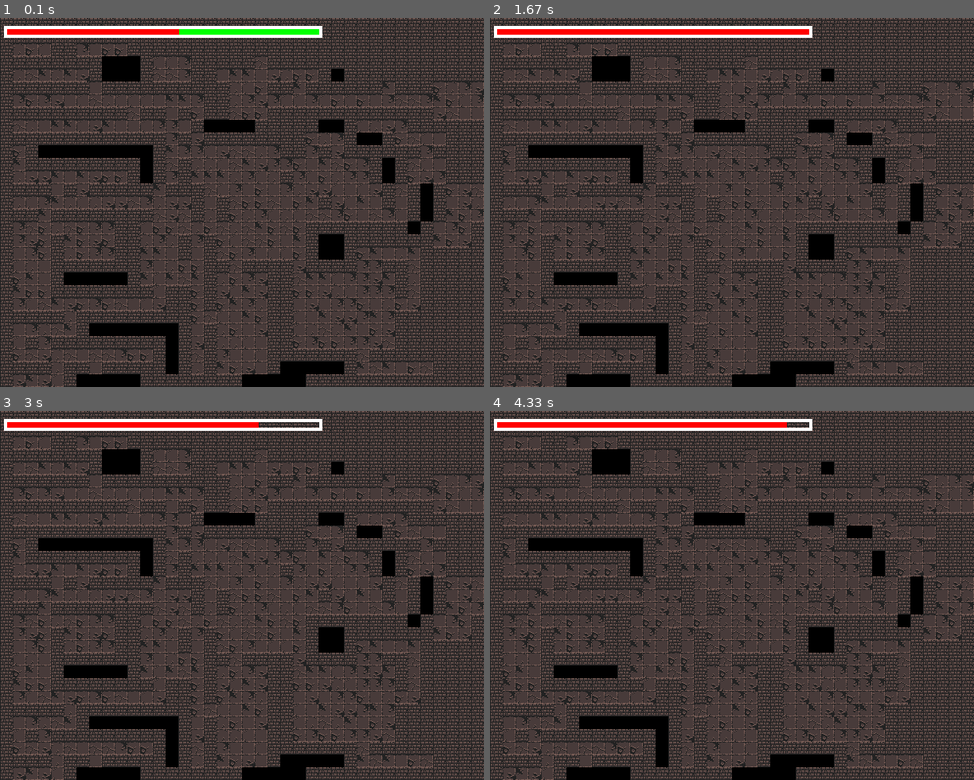
Above: before the commit, frames 1-4 (two rows, left to right).
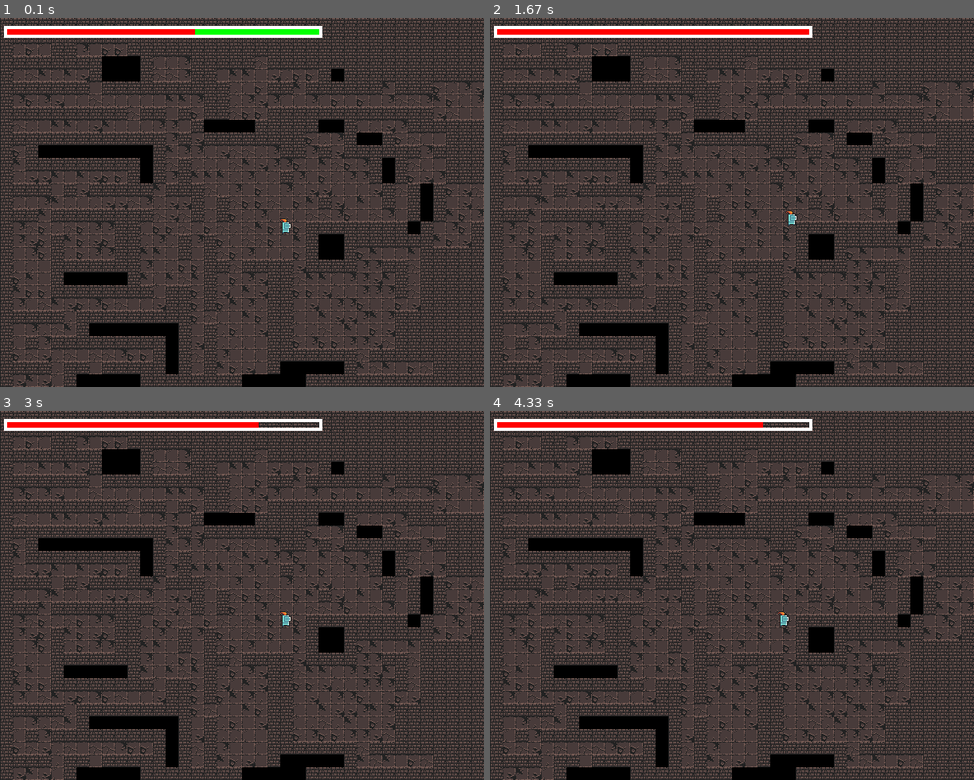
Above: after the commit, the same moments.

Repository: Klef99/yandexlyceum-pygame
Game: pygame game, started from main.py
The game is run twice, just before and just after one commit, with the same random seed, the same clock (stepped at 60 frames per second) and the same inputs.
Inputs:
- Up to frame 1 (0.1 s): no input
- Up to frame 2 (1.67 s): hold D 0.33-0.8 s; hold W 0.83-1.13 s; hold Up 0.83-1.13 s; hold D 1.17-1.63 s
- Up to frame 3 (3 s): hold A 1.67-2.2 s; hold S 2.23-2.53 s; hold Down 2.23-2.53 s; hold A 2.57-2.97 s
- Up to frame 4 (4.33 s): hold W 3-3.37 s; hold Up 3-3.37 s; hold D 3.4-4.03 s; hold S from 4.07 s (still down); hold Down from 4.07 s (still down)

The runs differ from the first frame. In frame 1, 0.1% of the frame differs, in the area x 37-61%, y 3-59%; in frame 2, less than 0.1%; in frame 3, less than 0.1%; in frame 4, 0.1%, in the area x 56-62%, y 3-59%.

Commit message:
Add moving

Diff:
--- a/main.py
+++ b/main.py
@@ -4,6 +4,7 @@
 import pygame
 from procgen import generate_dungeon
 from random import randint
+
 
 def load_image(name, colorkey=None):
     fullname = os.path.join('Assets/frames/', name)
@@ -38,7 +39,7 @@
 tile_width = tile_height = 16
 # основной персонаж
 player = None
-player_image = load_image('big_demon_idle_anim_f0.png')
+player_image = load_image('knight_m_run_anim_f0.png')
 # группы спрайтов
 all_sprites = pygame.sprite.Group()
 tiles_group = pygame.sprite.Group()
@@ -140,14 +141,26 @@
             if event.type == pygame.QUIT:
                 running = False
             if event.type == pygame.KEYDOWN:
-                if event.key == ord('a'):
-                    pass
+                if event.key == pygame.K_a:
+                    player.rect.x -= 10
+                if event.key == pygame.K_w:
+                    player.rect.y -= 10
+                if event.key == pygame.K_s:
+                    player.rect.y += 10
+                if event.key == pygame.K_d:
+                    player.rect.x += 10
                 if event.key == pygame.K_UP:
                     player.get_health(200)
                 if event.key == pygame.K_DOWN:
                     player.get_damage(200)
         screen.fill((0, 0, 0))
+
         all_sprites.draw(screen)
+        tiles_group.draw(screen)
+        player_group.draw(screen)
         all_sprites.update()
+        tiles_group.update()
+        player_group.update()
+
         pygame.display.flip()
     pygame.quit()
--- a/map.txt
+++ b/map.txt
@@ -1,39 +1,40 @@
-                           #######                ##################
-                           #:::::#          ##### #::::::::::=:::::#
-                           #####:########   #:=:# ##########=##=####
-                             #::::::::::#   #:#:###   #:#  #:#:::::#
-                             ##########:#   #:#:=:#   #:#  #:#:::::#
-                                      #:#   #:#:#:#   #:#  #:#:::::#
-                                      #:#   #:#:#:#   #:#  #:#:::::#
-                   ###############    #:#   #:#:#:#   #:#  #:#:::::#
-                   #:::::::::::::#  ###:#   #:#:=:#   #:#  #:=:::::#
-      ##########################=## #:::#   #:#:#:### #:#  #:#=#####
-      #::::::::::::::###:::=::::::# #:#:#   #:#:=:=:# #:#  #:#:::::#
-      ##############=#:###:#:####=# #:#:#   #:#:#:#:# #:#  #:#:#:::#
-       #:::::::::::::=:=::::::::::# #:#=#   #:#:###:###:#  #:#:#:::#
-      ################:############ #:#:#   #:=:# #:#:::#  #:#:::::#
-      #::::::#       #:#            #:#:#   ###:# #:#:#:#  #:=:#:#:#
-############:#########=##############:#:#     #:# #:#:::####=#:#:::#
-#:::::::::::::::::::::::::::::::::::=:#:#     #:# #####:=::::=:#####
-#######:#############:#############=###=#######:#########==#=#####
-      #:#   #::::::::::###      #:::::::::::=::::::::##::::::::::#
-      #:#   #::::::::::=:#  ############:=###=##=#########:#:###=####
-      #:#   #::::::::::#:#  #:::::::::::::##:::::::::::::::::# #::::#
-      #:#   #::::::::::#:#  ###########################:###:####=##=#
-      #:#   #::::::::::#:#             #::::::::::::::::# #:#:::::::#
-      #:#   #::::::::::#:######################=###########:=:::::::#
-      #:#   #::::::::::#:=:::::::::::::::# #::::#  #::::::=:#:::::::#
-      #:#   ##########=#:####=##########=###=#######:####=#:::::::::#
-      #:#        #:::::#:#  #::::::# ###:=::::::::::::::::=:=:::::::#
-      #:#        #:::::#:#  #::::::# #:=:##:#####:=########:#:::::::#
-      #:#        #:::::#:#  #::::::# #:#:##::::::::#    ###:#:###:###
-      ###        #:::::#:#  #::::::# #:#:###########    #:=:=:::::#
-                 #:::::#:#  #::::::# #:#:#  ########### #:#:#:#####
-                 #:::::#:#  #::::::# #:###  #:::::::::# #:#:#:#
-                 #:::::#:#  #::::::# #:##############:#####=#:#
-                 #:::::#:#  ######## #::::::::::##::::::::::#:#
-   #######       #:::::#:#           #############::::::::::#:#
-   #:::::#       #######:#                       #::::::::::#:#
-   #####:###############:#                       #::::::::::###
-       #:::::::::::::::::#                       ############
-       ###################
+             #######################################################
+             #:::::::::::::::::::::::::::::::::::::::::::::::::::::#
+     ###########:##=##########################:#:=##################
+     #::::::::::::::#      #############    #::::::::###::::::::::#
+     ###=############      #:::::::::::#    #::::::::::#::::::::::#
+       #:#    ##############:########==######::::::::#:#::::::::::#
+       #:#    #:=:::::::::::::::::::::::::::#::::::::=:=::::::::::#
+       #:#  ###:###=############=####:::::::=::::::::#=#::::::::::#
+       #:#  #:::###:::### #::::::#  #::::::::::::::::#:=::::::::::#
+       #:#  #:#:=:::::=:###::::::#  #::::::::::::::::#::::::::::::#
+       ###  #:::#:#:::#:#:#::::::#####:###=:#::::::::::#::::::::::#
+            #:::#:::::#:::#::::::=::::::=:::#::::::::###::::::::::#
+            ###:###:::#:#:#::::::#::::::##=##:#####:####::::::::::#
+              #:###:::#:#:#::::::#::::::##::::###:::::###:##:######
+         ######=#:=:::#:#::::::::=::::::##::::::::::::#:::::::::#
+       ###:=::::#:#:::#:###::::::#::::::##::::#:#:::::#:::::::::#
+       #:=:#::::#:#:::#:# #::::::#::::::##::::=:#:::::=:::::::::#
+       #:#:#::::#:#:::=:# ####=###::::::##::::#:::::::#:::::::::#
+       #:#:#::::#:#######    #:# #::::::##::::###=######=###=##=###
+       #:#:#::::#=#     ###  #:# #::::::##::::# #::::::::::::##:::#
+       #:#:#::::::#     #:#  #:# ###:#:#####=########::::::::##:::#
+       ###:###:##:#     #:#  #:# #:::::##::::::::#  #::::::::##:::#
+         #:# #:##:#     #:#  #:# #:::::##::::::::#  #::::::::##:::#
+        ##:###:##:#     #:#  #:# #:::::##::::::::#  #::::::::##:::#
+        #::::#:##:# #####:#  #:# #:::::##::::::::#  #::::::::##:::#
+        #::::#:##:# #:::#:#  #:# #:::::###=###=###  #::::::::##:::#
+        #::::#:##:# ###=#:#  #:# #:::::#:::# #:# ####=#########:::#
+        #::::#:##:#   #:#:#  #:# #:::::#:::# #:###:::::# ########=##
+   #######=###:##:#   #:=:#  #:# #:::::#:::# #:=:#:::::# #:::::::::#
+   #::::::::##:##:#####:###  #:# #######:::# #:#:#:::::# #:::::::::#
+   #::::::::#:::::::::#:#    #:#       #:::# #:=:#:::::# #:::::::::#
+   #::::::::#:::::::::=:#    #:#       #:::# #:###:::::# #:::::::::#
+   #::::::::#:::::::::#:#    #:#########=### #:# #:::::# #:::::::::#
+   #::::::::#:::::::::=:#    #:##::::::::::# #:# #:::::# #:::::::::#
+   #::::::::#:::::::::#:######:##::::::::::# #:# #:::::# #:::::::::#
+   #::::::::######=####::::::::##::::::::::###=###==#=#####=########
+   #::::::::#    #::::###########::::::::::=::::::::::# #::::::::::#
+   ##########    ######         ################:###### #::::::::::#
+                                      #::::::::::#      #::::::::::#
+                                      ############      ############
